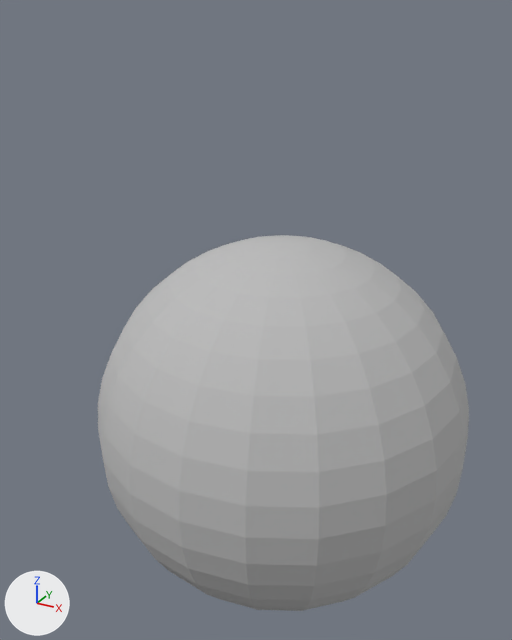
The OBJ model scenes/sphere/Sphere.obj, before and after one commit.
Camera for both pictures: a camera (50 mm lens) standing at (3.02, -6.09, 4.15) and looking at (-0.28, -0.08, 1.14). The lights are fixed; the arrows at lower left show +X, +Y and +Z. Where no turn or scale is listed for an object, it has been applied to the vertices.
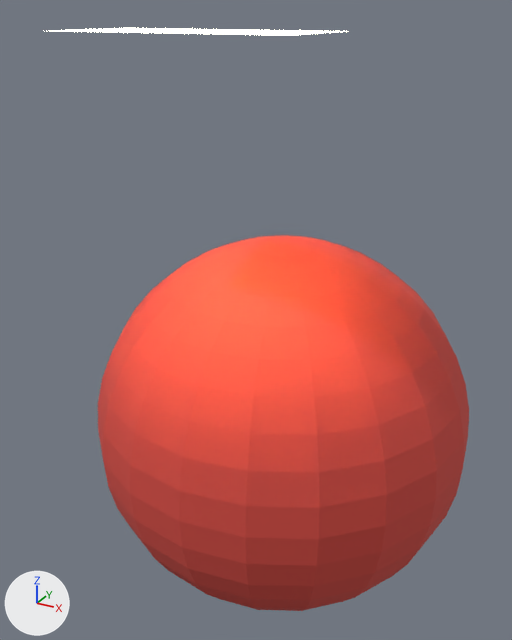
Pixel boxes [x1, y1, x2, y2] of what changed, in the pictures (512 x 640 px):
```json
{"object": "Sphere", "change": "reshaped", "before": [98, 235, 469, 611], "after": [52, 28, 469, 611], "on screen": "12% wider, 55% taller"}
{"part": 1, "of": "me_sphere", "change": "added", "after": [52, 28, 349, 36]}
{"part": 2, "of": "me_sphere", "change": "recoloured", "before": [98, 235, 469, 611], "after": [98, 235, 469, 611], "on screen": "grey to red"}
```

Scene script edits in JSON lines:
```json
{"op": "add", "block": "mat_light", "code": ["mat_light = principled_material('light')", "mat_light.base_color = (0.78, 0.78, 0.78)  # white #e5e5e5", "mat_light.roughness = 0.9", "mat_light.emission_color = (1.0, 0.706, 0.235)  # yellow #ffdb85", "mat_light.emission_strength = 17.0"]}
{"op": "add", "block": "mat_sphere", "code": ["mat_sphere = principled_material('sphere')", "mat_sphere.base_color = (0.63, 0.065, 0.05)  # red #d0483f", "mat_sphere.roughness = 0.9"]}
{"block": "me_sphere", "where": "# used by ob_sphere; location = (0.0, 0.0, 0.0)"}
{"block": "me_sphere", "where": "# verts and faces of me_sphere; kept vertices keep their numbers, new ones are numbered from 382"}
{"op": "remove", "block": "me_sphere", "code": "me_sphere.from_pydata(...)  # 382 vertices, 760 faces; spans x -2.0..2.0, y -2.0..2.0, z -2.0..2.0"}
{"op": "add", "block": "me_sphere", "code": "me_sphere.from_pydata(...)  # 386 vertices, 761 faces; spans x -2.0..2.0, y -2.0..2.0, z -2.0..4.0"}
{"block": "me_sphere", "change": "me_sphere part 1"}
{"op": "add", "block": "me_sphere", "code": "verts[382] = (-1.0, -2.0, 4.0)"}
{"op": "add", "block": "me_sphere", "code": "verts[383] = (-1.0, -1.0, 4.0)  # pixel (127, 27)"}
{"op": "add", "block": "me_sphere", "code": "verts[384] = (1.0, -1.0, 4.0)"}
{"op": "add", "block": "me_sphere", "code": "verts[385] = (1.0, -2.0, 4.0)  # pixel (289, 35)"}
{"op": "add", "block": "me_sphere", "code": "faces += [(382, 383, 384, 385)]  # mat_light (white #e5e5e5)"}
{"block": "me_sphere", "change": "me_sphere part 2: 760 faces spanning x -2.0..2.0, y -2.0..2.0, z -2.0..2.0 switch from mat_initialshadinggroup (grey #bcbcbc) to mat_sphere (red #d0483f)"}
{"op": "add", "block": "me_sphere", "code": "me_sphere.materials.append(mat_light)  # white #e5e5e5"}
```
